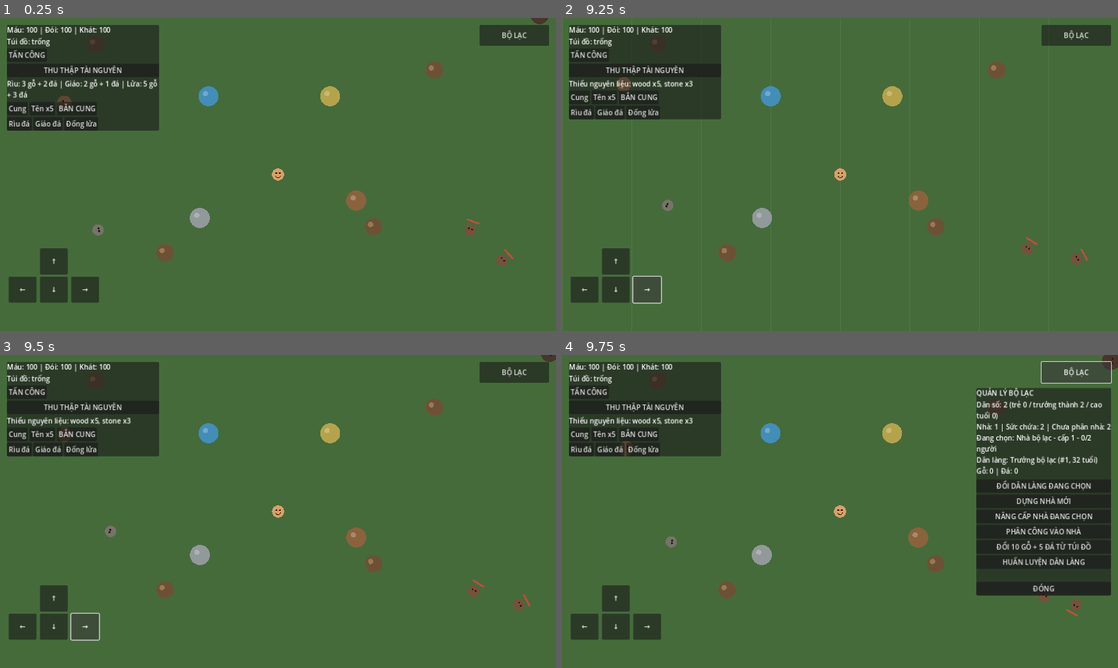
Above: before the commit, frames 1-4 (two rows, left to right).
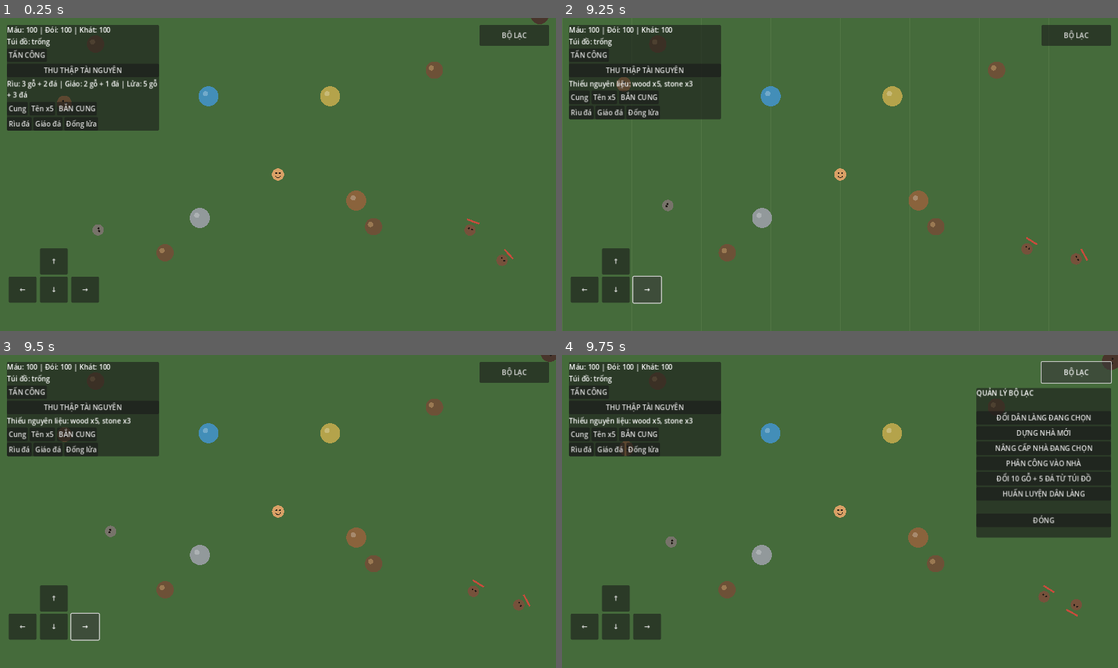
Above: after the commit, the same moments.

Repository: khanhhkt8-hub/Bo-Lac-Tien-Su.
Game: Godot game, scene res://Scenes/Main.tscn
Two runs of this game, one before a commit and one after it. Both use one fixed random seed, a clock stepped at 60 frames per second and the inputs below.
Inputs:
- Up to frame 1 (0.25 s): no input
- Up to frame 2 (9.25 s): click "TẤN CÔNG" at 0.5 s; click "THU THẬP TÀI NGUYÊN" at 1.25 s; click "Cung" at 2 s; click "Tên x5" at 2.75 s; click "BẮN CUNG" at 3.5 s; click "Rìu đá" at 4.25 s; click "Giáo đá" at 5 s; click "Đống lửa" at 5.75 s; click "↑" at 6.5 s; click "←" at 7.25 s; click "↓" at 8 s; click "→" at 8.75 s
- Up to frame 3 (9.5 s): no input
- Up to frame 4 (9.75 s): click "BỘ LẠC" at 9.5 s

Frames 1-3 are identical in both runs. In frame 4, 7.6% of the frame differs, in the area x 74-99%, y 14-77%.
Error after the commit: Parse Error: Cannot infer the type of "resident" variable because the value doesn't have a set type. (res://Scripts/Tribe/TribeHousingSystem.gd:71)

Commit message:
Validate and clean tribe housing assignments

Diff:
--- a/Scripts/Tribe/TribeHousingSystem.gd
+++ b/Scripts/Tribe/TribeHousingSystem.gd
@@ -68,17 +68,36 @@
 
 func assign_resident(house_id: int, resident_id: int) -> bool:
 	var house := _find_house(house_id)
-	if house.is_empty() or int(house.resident_ids.size()) >= int(house.capacity):
+	var resident := TribePopulation.get_resident(resident_id)
+	if house.is_empty() or resident.is_empty():
 		return false
 	if house.resident_ids.has(resident_id):
 		return true
+	# Remove stale/dead residents before checking available capacity.
+	_prune_assignments()
+	var currently_assigned := false
+	for other in houses:
+		if other.resident_ids.has(resident_id):
+			currently_assigned = true
+			break
+	if not currently_assigned and house.resident_ids.size() >= int(house.capacity):
+		return false
 	for other in houses:
 		other.resident_ids.erase(resident_id)
 	house.resident_ids.append(resident_id)
 	save_state()
 	return true
 
+func _prune_assignments() -> void:
+	for house in houses:
+		var valid_ids: Array = []
+		for resident_id in house.resident_ids:
+			if not TribePopulation.get_resident(int(resident_id)).is_empty() and not valid_ids.has(resident_id):
+				valid_ids.append(resident_id)
+		house.resident_ids = valid_ids
+
 func get_housing_summary() -> Dictionary:
+	_prune_assignments()
 	var total_capacity := 0
 	var assigned := 0
 	for house in houses:
